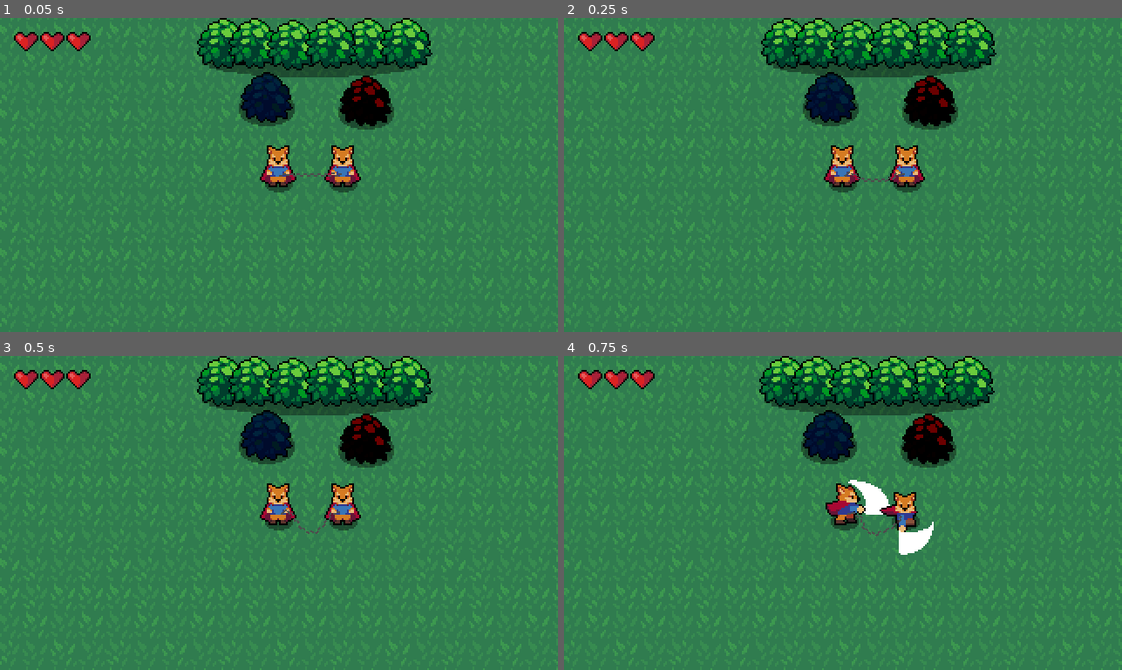
Above: before the commit, frames 1-4 (two rows, left to right).
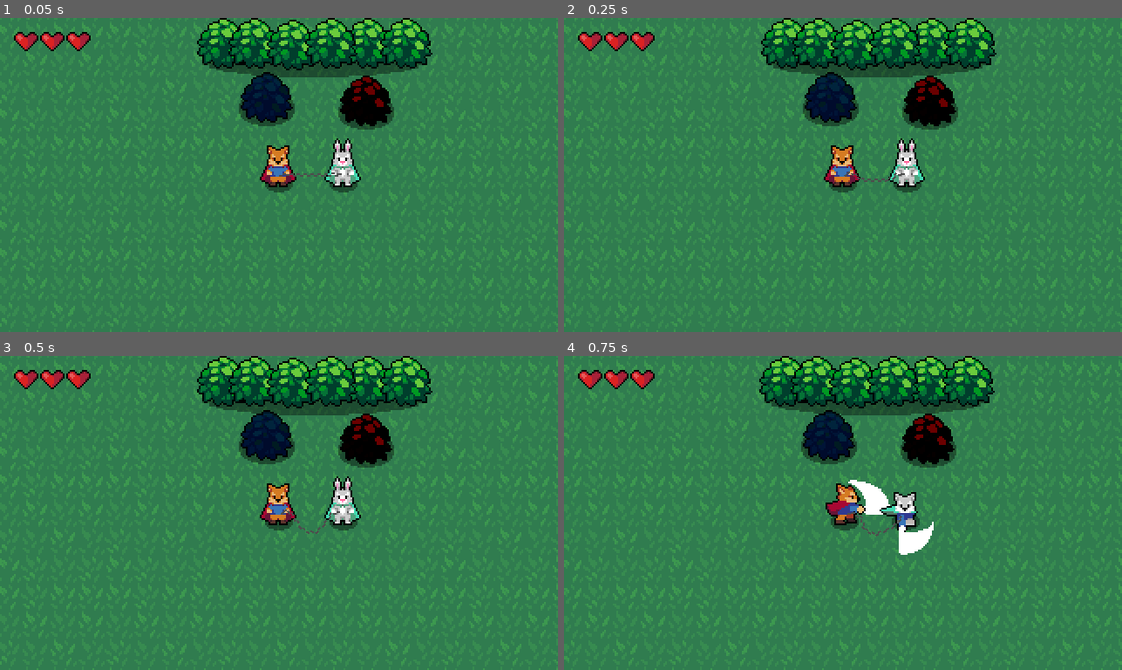
Above: after the commit, the same moments.

Repository: CaelRowley/gmtk-game-jam-2021
Game: Godot game, scene res://World.tscn
The game is run twice, just before and just after one commit, with the same random seed, the same clock (stepped at 60 frames per second) and the same inputs.
Inputs (mouse positions are in pixels of both pictures, inside the frame that each line leads up to):
- Up to frame 1 (0.05 s): no input
- Up to frame 2 (0.25 s): no input
- Up to frame 3 (0.5 s): no input
- Up to frame 4 (0.75 s): move the mouse to (965, 497) at 0.52 s; hold D (ui_right) from 0.53 s (still down); click (965, 497) at 0.6 s

The runs differ from the first frame. In frame 1, 0.5% of the frame differs, in the area x 58-65%, y 38-54%; in frame 2, 0.5%; in frame 3, 0.5%; in frame 4, 0.3%.

Commit message:
feat: add player 2 bunny animations

Diff:
--- a/src/Player/Player2.tscn
+++ b/src/Player/Player2.tscn
@@ -1,6 +1,6 @@
 [gd_scene load_steps=59 format=2]
 
-[ext_resource path="res://Player/Player.png" type="Texture" id=1]
+[ext_resource path="res://Player/Player_BunnyV1.png" type="Texture" id=1]
 [ext_resource path="res://Player/Player2.gd" type="Script" id=2]
 [ext_resource path="res://Collision/Hitbox.tscn" type="PackedScene" id=3]
 [ext_resource path="res://Player/SwordHitbox.gd" type="Script" id=4]
Not shown: 1 places in src/Player/Player2.tscn that only renumber resources
Binary file added: src/Player/Player_BunnyV1.png
Not shown, added: src/Player/Player_BunnyV1.png.import
